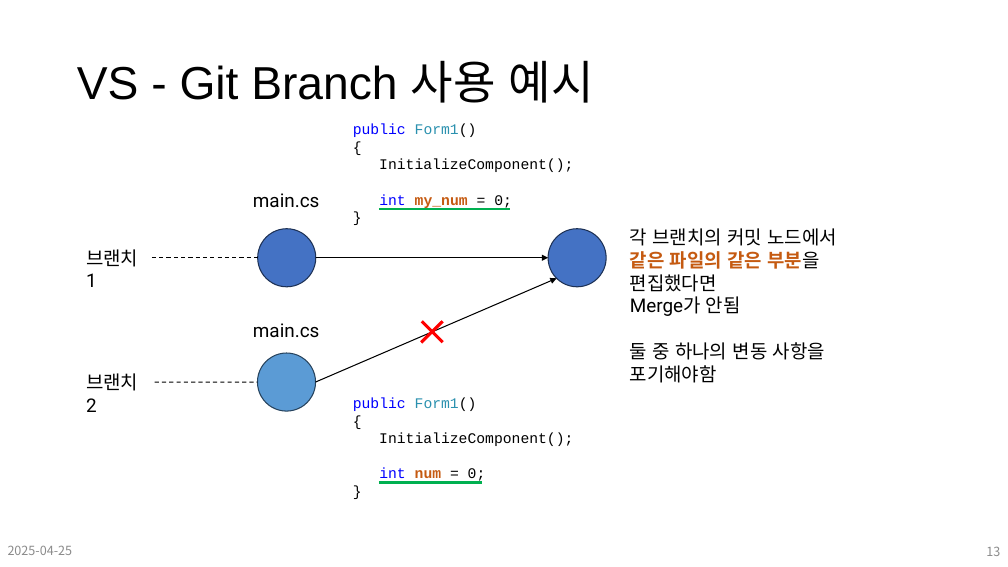
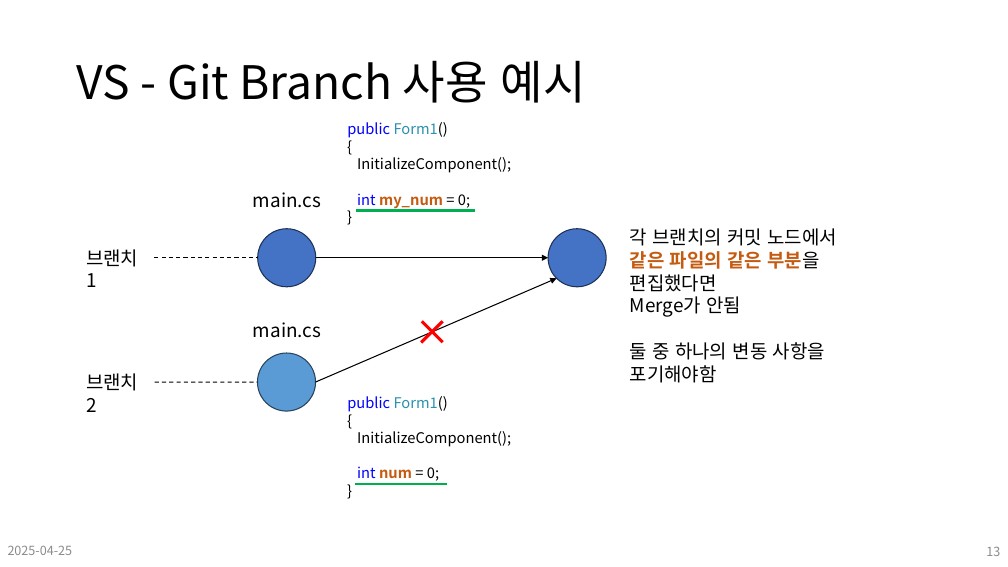
Before and after one commit to Leader-Lesson/KDT_SF_Short_5th, a slide deck: slide 13 of material/07_CSharp_VS_Git.pptx. Drawn at 1008x567 pixels with LibreOffice and Linux fonts; fonts in the diff are those of the drawing; background and template pictures are left out. Boxes give left, top, right and bottom in pixels: in the first picture for what was removed or moved away, otherwise in the second. Text is boxed around its words. In the diff, an @@ line names an element or a change of style, - is before the commit and + after.

Commit message:
lecture : 250425

```diff
--- a/material/07_CSharp_VS_Git.pptx
+++ b/material/07_CSharp_VS_Git.pptx
@@ title "VS - Git Branch 사용 ..." at [77, 60, 586, 103]: font Arial to Noto Sans CJK KR @@
@@ text "public Form1()" at [347, 122, 511, 209]: font Courier New to Noto Sans CJK KR @@
@@ line moved from (379, 209) - (510, 209) to (357, 211) - (476, 211) @@
@@ font Roboto to Noto Sans CJK KR in 5 elements at [86, 373, 138, 412], [630, 228, 837, 383], [253, 322, 321, 338], [253, 192, 321, 208], [86, 249, 138, 287] @@
@@ text "public Form1()" at [347, 396, 511, 481]: font Courier New to Noto Sans CJK KR @@
@@ line moved from (379, 482) - (482, 482) to (355, 484) - (448, 484) @@
```
Also in this commit, not shown: 23 other slides changed, 13 other files.
